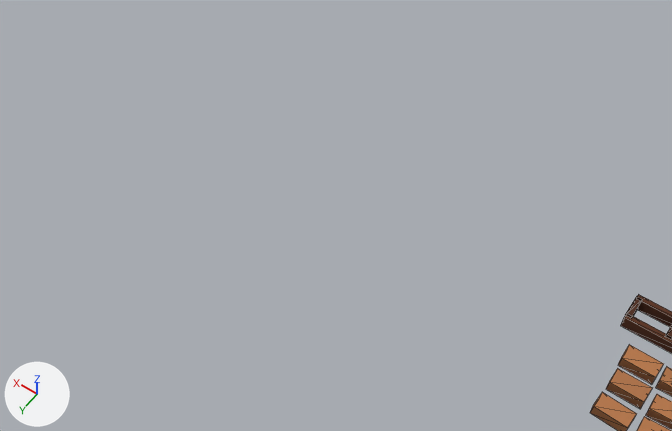
An edit to the glTF model public/art/models/village_kit.glb, drawn before and after from the same camera.
Camera for both pictures: a 50 mm camera at (4.965, -10.222, 1.531) aimed at (5.743, -11.311, -0.181). Lighting does not change. The marker at lower left points along +X, +Y and +Z. The first picture is the older version. Mesh edges are drawn as thin lines.

Names of what the first picture shows: 'brickrows'.
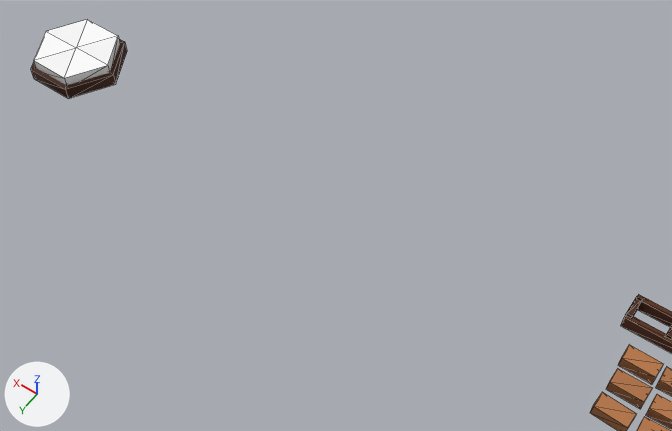
Edits to the bpy script that builds the scene:
```text
Add me_roadjoint_mesh:
    me_roadjoint_mesh.from_pydata(...)  # a 6-sided cylinder along z spanning x -0.1..0.1, y -0.087..0.087, z 0.038..0.074, material slot 0; a 6-sided cylinder along z spanning x -0.112..0.112, y -0.097..0.097, z 0.021..0.051, material slot 1
    me_roadjoint_mesh.materials.append(mat_m_roof)
    me_roadjoint_mesh.materials.append(mat_m_wood)
Add ob_roadjoint:
    ob_roadjoint = bpy.data.objects.new('roadjoint', me_roadjoint_mesh)
    ob_roadjoint.location = (6.4, -11.2, 0.0)
```

Changed parts and their boxes (x1, y1, x2, y2) in the pictures (672 x 431 px):
'roadjoint', added
    after: (31, 20, 127, 98)
    faces in mat_m_roof: (33, 20, 120, 85)
    faces in mat_m_wood: (31, 39, 127, 98)
